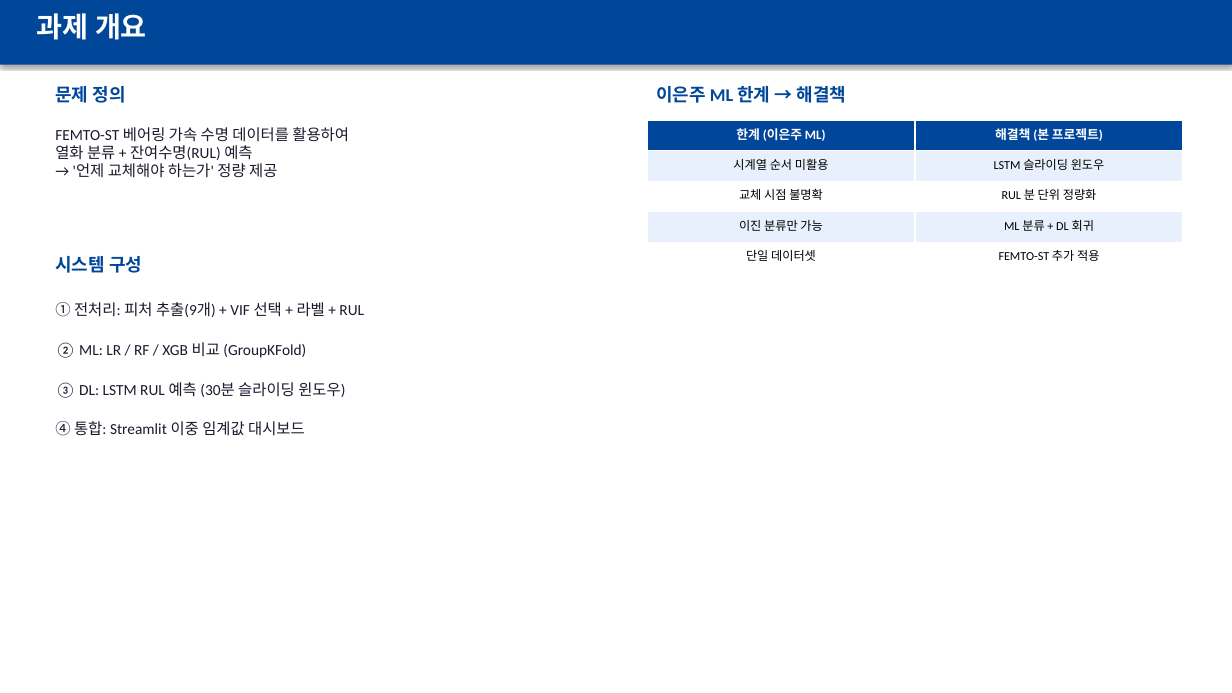
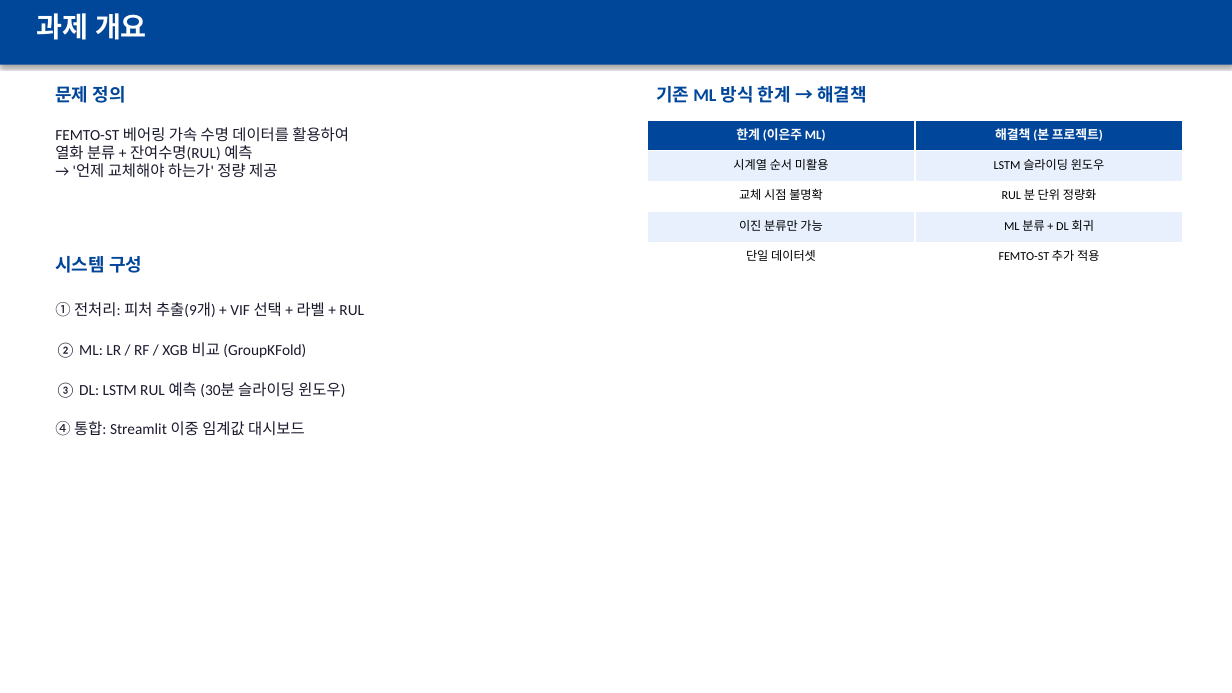
Before and after one commit to vapsnamheo-dev/AISOURCE, a slide deck: slide 2 of Homework/DL_FactoryAutomation/산출물/발표용_FEMTO_RUL_20260624.pptx. Drawn at 1232x693 pixels with LibreOffice and Linux fonts; fonts in the diff are those of the drawing. Boxes give left, top, right and bottom in pixels: in the first picture for what was removed or moved away, otherwise in the second. Text is boxed around its words. In the diff, an @@ line names an element or a change of style, - is before the commit and + after.

Commit message:
docs: 산출물 Word/PPT 파일 최신화 — GRU+BN+LN 결과 반영
- LSTM 934.0 -> GRU+BN+LN 810.4, MAE 767.1 -> 665.6 수정
- 개선률 2.15% -> 16.75% 전체 수정
- 이은주 직접 비교 표현 제거 (별도 파일로 분리)
- 대상: 발표용/상세보고서/임원완료보고/시연가이드 (docx x6, pptx x1)

```diff
--- a/Homework/DL_FactoryAutomation/산출물/발표용_FEMTO_RUL_20260624.pptx
+++ b/Homework/DL_FactoryAutomation/산출물/발표용_FEMTO_RUL_20260624.pptx
@@ text at bbox=[656, 86, 867, 103]: text changed @@
-이은주 ML 한계 → 해결책
+기존 ML 방식 한계 → 해결책
```
Also in this commit, not shown: 1 other slide changed, 6 other files.
